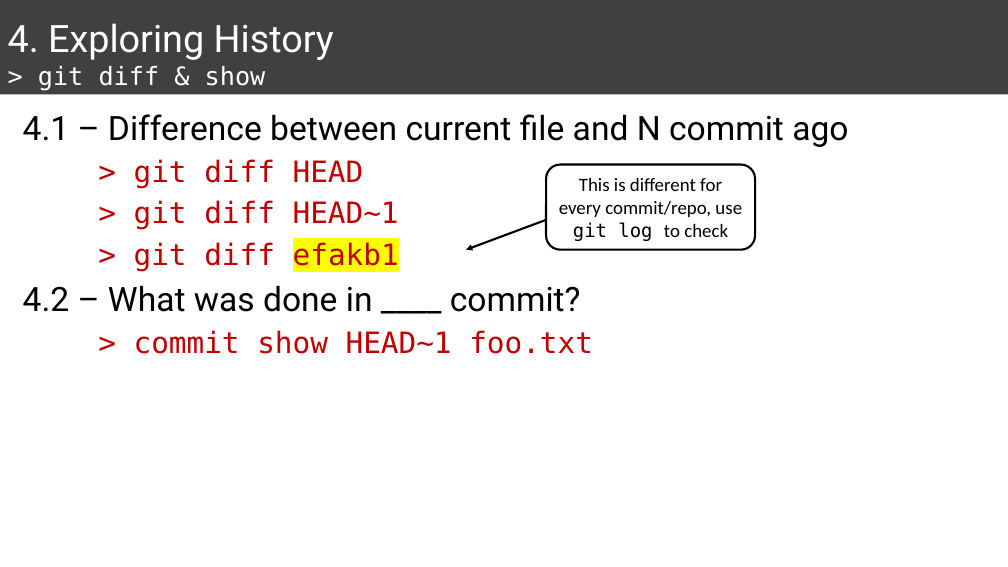
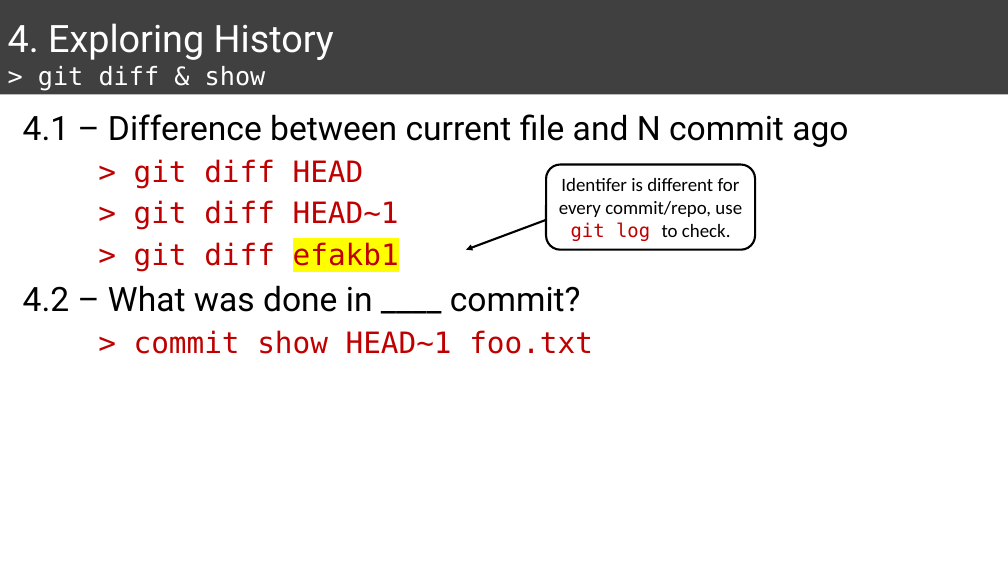
Before and after one commit to mychan24/git_github_workshop, a slide deck: slide 9 of Presentation1.pptx (slide 8 before the commit). Drawn at 1008x567 pixels with LibreOffice and Linux fonts; fonts in the diff are those of the drawing. Boxes give left, top, right and bottom in pixels: in the first picture for what was removed or moved away, otherwise in the second. Text is boxed around its words. In the diff, an @@ line names an element or a change of style, - is before the commit and + after.

Commit message:
Update presentation

```diff
--- a/Presentation1.pptx
+++ b/Presentation1.pptx
@@ text in rounded rectangle at bbox=[559, 178, 742, 241]: text changed @@
-This is different for every commit/repo, use git log to check
+Identifer is different for every commit/repo, use git log to check.
```
Also in this commit, not shown: 3 other slides changed, 4 slides added, 1 other file.
